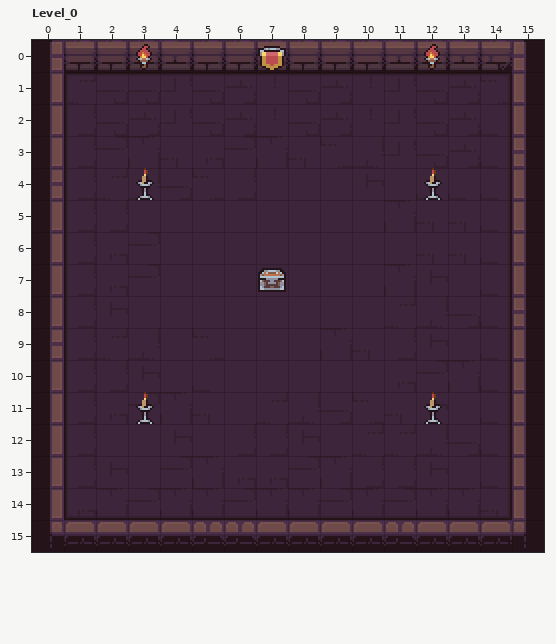
LDtk project: assets/test.ldtk. This is how it looked before the edit.
Cells are 16x16 px. Shown: Level_0 x 0..15, y 0..15.
After the commit:
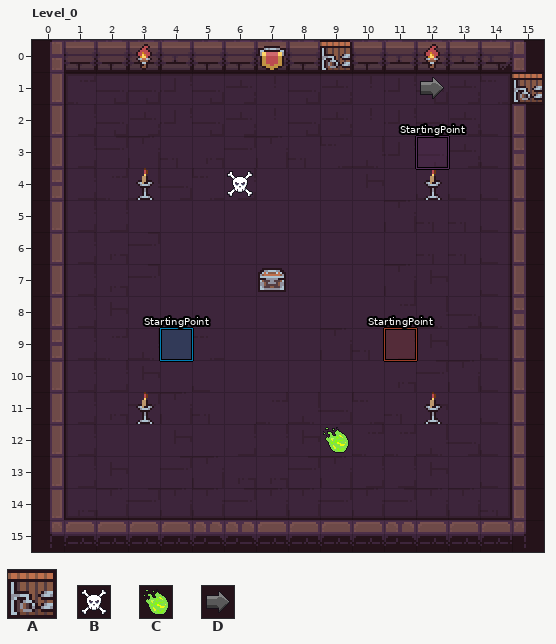
Key: from "Dungeon_Tileset2": A 37; from "Icons": B 0, C 1, D 42.
Objects are placed by their top-left corner, in cells (3,4 is the top-left corner of cell 3,4); size is 1x1 cell unless given.
The commit says: removed IntCells, added extra field on entities with corresponding components for each
The exact change:
Layer "Entities":
added: "StartingPoint" rectangle at 12,3
added: "StartingPoint" rectangle at 11,9
added: "StartingPoint" rectangle at 4,9
added: D "Trap" at 12,1
added: B "Trap" at 6,4
added: C "Trap" at 9,12
added: A "Door" at 9,0
added: A "Door" at 15,1
